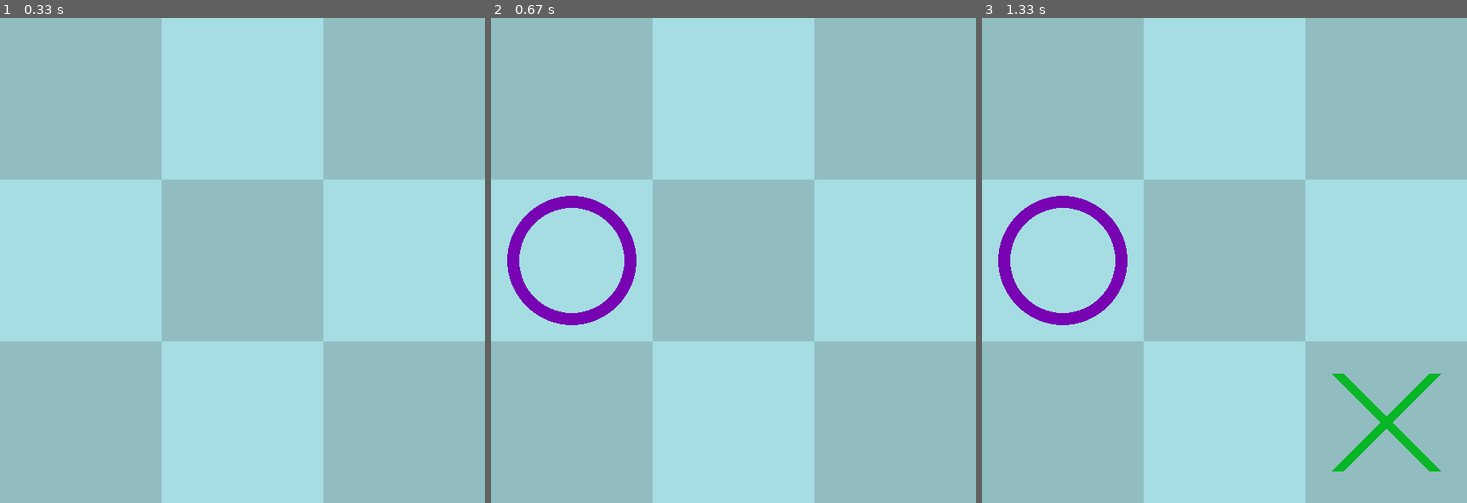
Above: before the commit, frames 1-3 (left to right).
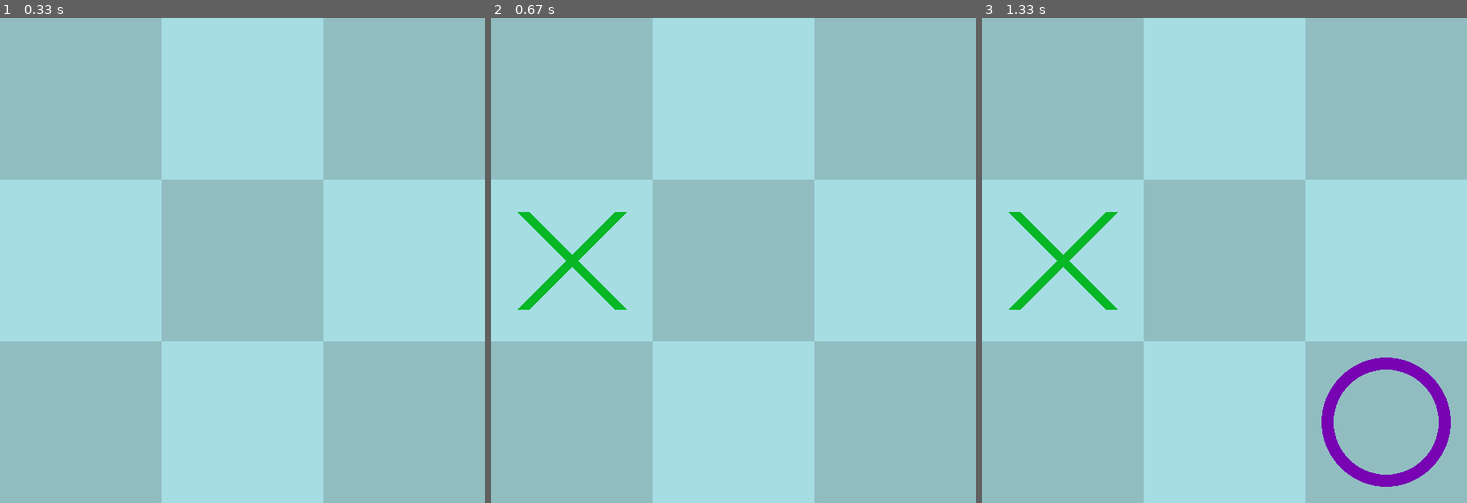
Above: after the commit, the same moments.

Repository: neuralduck/pygame-tictactoe
Game: pygame game, started from game.py
Same seed, same stepped clock (60 frames per second), same inputs: the game is played once before the commit and once after it.
Inputs (mouse positions are in pixels of both pictures, inside the frame that each line leads up to):
- Up to frame 1 (0.33 s): no input
- Up to frame 2 (0.67 s): press the mouse at (733, 289) at 0.37 s; move the mouse to (675, 279) at 0.47 s; release the mouse at (617, 265) at 0.6 s
- Up to frame 3 (1.33 s): press the mouse at (1224, 289) at 0.7 s; move the mouse to (1311, 362) at 0.8 s; release the mouse at (1399, 430) at 0.93 s

Frame 1 is identical in both runs. In frame 2, 2.7% of the frame differs, in the area x 3-30%, y 36-64%; in frame 3, 5.4%, in the area x 3-97%, y 36-97%.

Commit message:
added gameplay logic
the win check is still a mess. fix it

Diff:
--- a/game.py
+++ b/game.py
@@ -12,6 +12,7 @@
 		pg.init()
 		self.surface = pg.display.set_mode((width, height))
 		self.surface.fill(bg_color1)
+		self.game_over = False
 		self.move_history = []
 		self.turn = 1
 		self.player1 = 1
@@ -32,9 +33,9 @@
 				pg.draw.rect(self.surface, bg_color2, (row*tile_size, col*tile_size, tile_size, tile_size))
 
 	def mark_square(self, pos, player):
+		if player == -1:
+			pg.draw.circle(self.surface, O_color, pos, 80, width = 15)
 		if player == 1:
-			pg.draw.circle(self.surface, O_color, pos, 80, width = 15)
-		if player == -1:
 			#pg.draw.circle(self.surface, (0, 0, 255), pos, 80)
 			x1, y1 = pos[0] - 60, pos[1] + 60
 			x2, y2 = pos[0] + 60, pos[1] - 60
@@ -43,24 +44,32 @@
 			pg.draw.line(self.surface, X_color, (x1, y1), (x2, y2), width = 15)
 			pg.draw.line(self.surface, X_color, (x3, y3), (x4, y4), width = 15)
 	def play(self):
+		board = Tictactoe()
 		while True:
+			result = board.check()
 			for event in pg.event.get():
 				if event.type == pg.QUIT:
 					pg.quit()
 					sys.exit()
-				elif event.type == pg.MOUSEBUTTONUP:
-					pos = pg.mouse.get_pos()
-					x = (tile_size * (pos[0] // tile_size)) + (tile_size/2)
-					y = (tile_size * (pos[1] // tile_size)) + (tile_size/2)
-					if (x, y) not in self.move_history:
-						print(self.grid2board[(x, y)])
-						self.move_history.append((x, y))
-						if self.turn:
-							self.mark_square((x, y), player = 1)
-						else:
-							self.mark_square((x, y), player = -1)
-						self.turn = int(not(self.turn))
 
+				if result == 1:
+					print('x wins')
+				elif result == -1:
+					print('o wins')
+				elif result == 3:
+					if event.type == pg.MOUSEBUTTONUP:
+						pos = pg.mouse.get_pos()
+						x = (tile_size * (pos[0] // tile_size)) + (tile_size/2)
+						y = (tile_size * (pos[1] // tile_size)) + (tile_size/2)
+						if (x, y) not in self.move_history:
+							self.move_history.append((x, y))
+							if self.turn:
+								self.mark_square((x, y), player = 1)
+								board.move(self.grid2board[(x, y)], 1)
+							else:
+								self.mark_square((x, y), player = -1)
+								board.move(self.grid2board[(x, y)], -1)
+							self.turn = int(not(self.turn))
 			pg.display.update()
 
 
